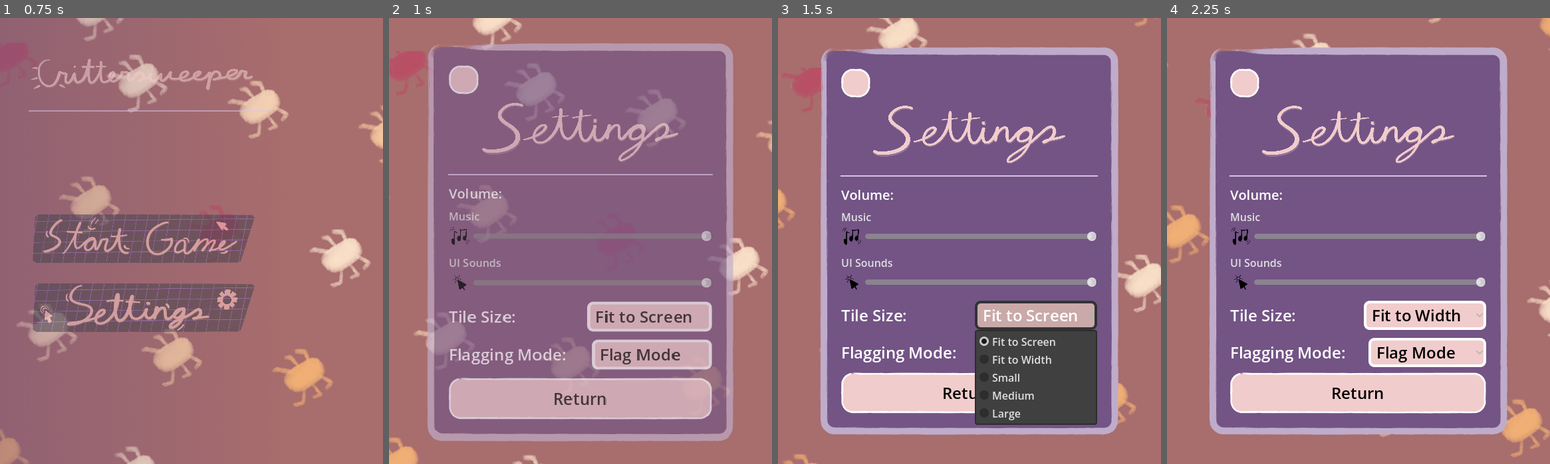
Above: before the commit, frames 1-4 (left to right).
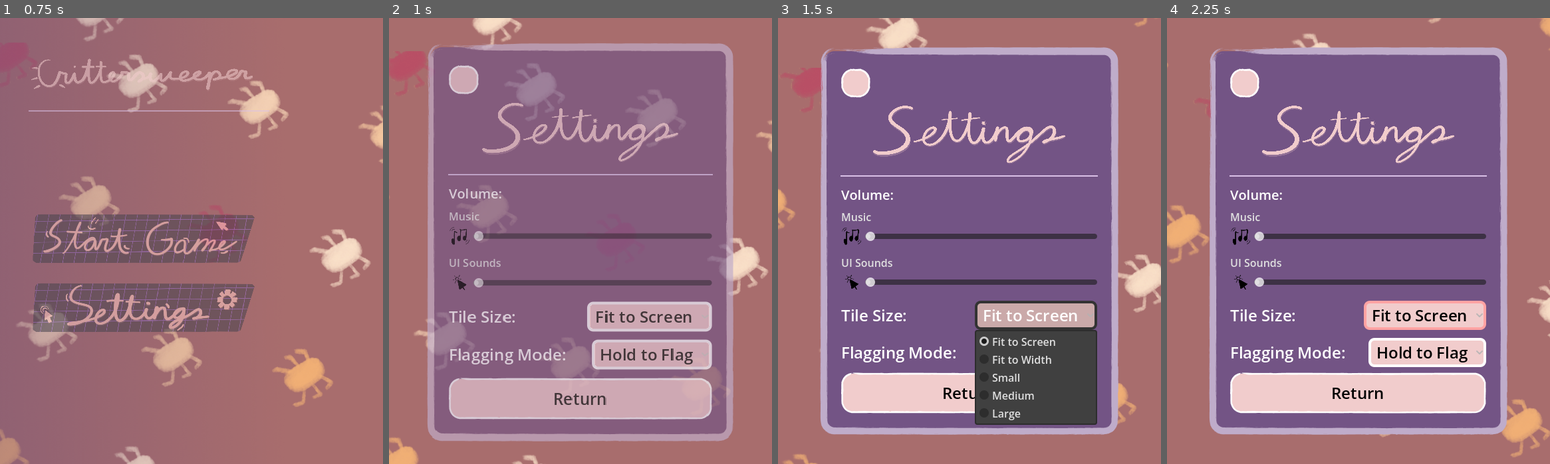
Above: after the commit, the same moments.

Repository: Somebud0180/CritterSweeper
Game: Godot game, scene res://scenes/menu.tscn
Two runs of this game, one before a commit and one after it. Both use one fixed random seed, a clock stepped at 60 frames per second and the inputs below.
Inputs (mouse positions are in pixels of both pictures, inside the frame that each line leads up to):
- Up to frame 1 (0.75 s): click (145, 307) at 0.5 s
- Up to frame 2 (1 s): no input
- Up to frame 3 (1.5 s): click "Fit to Screen" at 1.25 s
- Up to frame 4 (2.25 s): click "Flag Mode" (after the commit: "Fit to Screen") at 2 s

Frame 1 is identical in both runs. In frame 2, 1.9% of the frame differs, in the area x 22-85%, y 47-78%; in frame 3, 1.5%; in frame 4, 2.5%, in the area x 22-84%, y 47-78%.

Commit message:
Implemented vibration on texture button press (tiles and main menu buttons), also made config persist through ConfigFile, along with adding a setting to disable vibration

Diff:
--- a/project.godot
+++ b/project.godot
@@ -42,6 +42,7 @@
 MainScreen=""
 Tiles=""
 Game=""
+SettingsNode=""
 
 [input]
 
--- a/scenes/menu.tscn
+++ b/scenes/menu.tscn
@@ -24,6 +24,7 @@
 [ext_resource type="Texture2D" uid="uid://dx04omoqdkew8" path="res://interface/textures/ButtonTexture/NewGame.png" id="13_rsfmq"]
 [ext_resource type="Texture2D" uid="uid://dndsd2ke1gy78" path="res://interface/textures/ButtonTexture/Settings.png" id="14_oi1it"]
 [ext_resource type="Script" uid="uid://c8ywq5j56nj1o" path="res://scripts/globals_picker.gd" id="16_mxgkd"]
+[ext_resource type="Script" uid="uid://58xr8yxuyjby" path="res://scripts/globals_slider.gd" id="23_ffqrc"]
 
 [sub_resource type="LabelSettings" id="LabelSettings_70i5f"]
 font_size = 44
@@ -1343,7 +1344,7 @@
 expand_mode = 4
 stretch_mode = 5
 
-[node name="MusicVolume" type="HSlider" parent="MenuLayer/SettingsContainer/Settings/PanelContainer/VBoxContainer/Button Container/VBoxContainer/VolumeContainer/Sliders/MusicSlider"]
+[node name="MusicVolume" type="HSlider" parent="MenuLayer/SettingsContainer/Settings/PanelContainer/VBoxContainer/Button Container/VBoxContainer/VolumeContainer/Sliders/MusicSlider" groups=["SettingsNode"]]
 layout_mode = 2
 size_flags_horizontal = 3
 size_flags_vertical = 1
@@ -1351,6 +1352,8 @@
 step = 0.05
 value = 1.0
 scrollable = false
+script = ExtResource("23_ffqrc")
+globals_var_name = "music_vol"
 
 [node name="HSeparator" type="HSeparator" parent="MenuLayer/SettingsContainer/Settings/PanelContainer/VBoxContainer/Button Container/VBoxContainer/VolumeContainer/Sliders"]
 layout_mode = 2
@@ -1372,7 +1375,7 @@
 expand_mode = 4
 stretch_mode = 5
 
-[node name="SFXVolume" type="HSlider" parent="MenuLayer/SettingsContainer/Settings/PanelContainer/VBoxContainer/Button Container/VBoxContainer/VolumeContainer/Sliders/SFXSlider"]
+[node name="SFXVolume" type="HSlider" parent="MenuLayer/SettingsContainer/Settings/PanelContainer/VBoxContainer/Button Container/VBoxContainer/VolumeContainer/Sliders/SFXSlider" groups=["SettingsNode"]]
 layout_mode = 2
 size_flags_horizontal = 3
 size_flags_vertical = 1
@@ -1380,6 +1383,8 @@
 step = 0.05
 value = 1.0
 scrollable = false
+script = ExtResource("23_ffqrc")
+globals_var_name = "sfx_vol"
 
 [node name="TileSizeContainer" type="HBoxContainer" parent="MenuLayer/SettingsContainer/Settings/PanelContainer/VBoxContainer/Button Container/VBoxContainer"]
 custom_minimum_size = Vector2(0, 44)
@@ -1391,7 +1396,7 @@
 theme_override_font_sizes/font_size = 24
 text = "Tile Size:"
 
-[node name="TileSizePicker" type="OptionButton" parent="MenuLayer/SettingsContainer/Settings/PanelContainer/VBoxContainer/Button Container/VBoxContainer/TileSizeContainer"]
+[node name="TileSizePicker" type="OptionButton" parent="MenuLayer/SettingsContainer/Settings/PanelContainer/VBoxContainer/Button Container/VBoxContainer/TileSizeContainer" groups=["SettingsNode"]]
 custom_minimum_size = Vector2(0, 32)
 layout_mode = 2
 theme_override_styles/normal = SubResource("StyleBoxFlat_7jp70")
@@ -1423,7 +1428,7 @@
 theme_override_font_sizes/font_size = 24
 text = "Flagging Mode:"
 
-[node name="TileSizePicker" type="OptionButton" parent="MenuLayer/SettingsContainer/Settings/PanelContainer/VBoxContainer/Button Container/VBoxContainer/TileModeContainer"]
+[node name="TileModePicker" type="OptionButton" parent="MenuLayer/SettingsContainer/Settings/PanelContainer/VBoxContainer/Button Container/VBoxContainer/TileModeContainer" groups=["SettingsNode"]]
 custom_minimum_size = Vector2(0, 32)
 layout_mode = 2
 theme_override_styles/normal = SubResource("StyleBoxFlat_7jp70")
@@ -1513,10 +1518,10 @@
 [connection signal="pressed" from="MenuLayer/MainMenuContainer/MainMenu/VBoxContainer/Button Container/StartButton" to="." method="_on_start_button_pressed"]
 [connection signal="pressed" from="MenuLayer/MainMenuContainer/MainMenu/VBoxContainer/Button Container/SettingsButton" to="." method="_on_settings_button_pressed"]
 [connection signal="pressed" from="MenuLayer/SettingsContainer/Settings/PanelContainer/VBoxContainer/BackButton" to="MenuLayer/SettingsContainer/Settings/PanelContainer/VBoxContainer/BackButton" method="_on_pressed"]
-[connection signal="value_changed" from="MenuLayer/SettingsC …(91 unchanged characters)… er/Sliders/MusicSlider/MusicVolume" to="." method="_on_music_volume_value_changed"]
-[connection signal="value_changed" from="MenuLayer/SettingsC …(87 unchanged characters)… tainer/Sliders/SFXSlider/SFXVolume" to="." method="_on_sfx_volume_value_changed"]
+[connection signal="value_changed" from="MenuLayer/SettingsC …(91 unchanged characters)… er/Sliders/MusicSlider/MusicVolume" to="MenuLayer/SettingsContainer/Settings/PanelContainer/VBoxContainer/Button Container/VBoxContainer/VolumeContainer/Sliders/MusicSlider/MusicVolume" method="_on_value_changed"]
+[connection signal="value_changed" from="MenuLayer/SettingsC …(87 unchanged characters)… tainer/Sliders/SFXSlider/SFXVolume" to="MenuLayer/SettingsContainer/Settings/PanelContainer/VBoxContainer/Button Container/VBoxContainer/VolumeContainer/Sliders/SFXSlider/SFXVolume" method="_on_value_changed"]
 [connection signal="item_selected" from="MenuLayer/SettingsContainer/Settings/PanelContainer/VBoxContainer/Button Conta …(215 unchanged characters)…
-[connection signal="item_selected" from="MenuLayer/SettingsContainer/Settings/PanelContainer/VBoxContainer/Button Container/VBoxContainer/TileModeContainer/TileSizePicker" to="MenuLayer/SettingsContainer/Settings/PanelContainer/VBoxContainer/Button Container/VBoxContainer/TileModeContainer/TileSizePicker" method="_on_item_selected"]
+[connection signal="item_selected" from="MenuLayer/SettingsContainer/Settings/PanelContainer/VBoxContainer/Button Container/VBoxContainer/TileModeContainer/TileModePicker" to="MenuLayer/SettingsContainer/Settings/PanelContainer/VBoxContainer/Button Container/VBoxContainer/TileModeContainer/TileModePicker" method="_on_item_selected"]
 [connection signal="pressed" from="MenuLayer/SettingsContainer/Settings/PanelContainer/VBoxContainer/Button" to="." method="_on_button_pressed"]
 [connection signal="pressed" from="MenuLayer/DifficultyPickerContainer/DifficultyPicker/PanelContainer/VBoxContainer/SimpleButton" to="." method="_on_difficulty_button_pressed" binds= [0]]
 [connection signal="pressed" from="MenuLayer/DifficultyPickerContainer/DifficultyPicker/PanelContainer/VBoxContainer/NormalButton" to="." method="_on_difficulty_button_pressed" binds= [1]]
--- a/scripts/button_animation.gd
+++ b/scripts/button_animation.gd
@@ -28,5 +28,6 @@
 
 func _press_button() -> void:
 	$ButtonAnimations.play("press")
+	Globals.vibrate_hard_press()
 	await $ButtonAnimations.animation_finished
 	z_index = 0
--- a/scripts/globals.gd
+++ b/scripts/globals.gd
@@ -1,7 +1,8 @@
 extends Node
+#### Config code copied over from Prims Maze: https://github.com/Somebud0180/Prism-Maze
 
-## Settings - Variables
-# Tile Size
+### Variables
+## Tile Size
 const TILE_SIZES = {
 	0: 0, # Fit to screen
 	1: 0,  # Fit to screen width
@@ -11,36 +12,109 @@
 }
 
 var tile_size: int:
-	get:
-		return tile_size
 	set(value):
 		value = mini(TILE_SIZES.keys().max(), maxi(value, 0))
 		tile_size = value
 		for tile in get_tree().get_nodes_in_group("Tiles"):
 			tile.set_tile_size()
 		get_tree().get_first_node_in_group("Game").update_tile_sizes()
+		_save_config()
 
-# Volume
-var music_vol: float = 1.0
-var sfx_vol: float = 1.0
+## Volume
+var music_vol: float:
+	set(value):
+		music_vol = value
+		_save_config()
 
-# Touch Controls
+var sfx_vol: float:
+	set(value):
+		sfx_vol = value
+		_save_config()
+
+## Touch Controls
 var flag_mode: int: # (Not on KBM) 0 - Hold to Flag; 1 - Flag Mode Sidebar
-	get:
-		return flag_mode
 	set(value):
 		value = mini(1, maxi(value, 0))
 		flag_mode = value
 		get_tree().get_first_node_in_group("MainScreen").update_flag_mode()
+		_save_config()
 
-# General
+## General
+var vibration: bool:
+	set(value):
+		vibration = value
+		_save_config()
+
 var input_type: int: # 0 - KBM; 1 - Touch; 2 - Controller
-	get:
-		return input_type
 	set(value):
 		input_type = value
 		get_tree().get_first_node_in_group("MainScreen").update_flag_mode()
+		_save_config()
 
+### Internal Functions
 func _ready() -> void:
-	tile_size = 0
-	flag_mode = 1
+	_load_config()
+
+func _load_config() -> void:
+	var config = ConfigFile.new()
+	print(config)
+
+	# Load data from a file.
+	var err = config.load("user://settings.cfg")
+
+	# If the file didn't load, ignore it.
+	if err != OK:
+		print("Failed to load config")
+		return
+
+	# Restore configuration
+	tile_size = config.get_value("Setting", "tile_size", 0)
+	music_vol = config.get_value("Setting", "music_vol", 1.0)
+	sfx_vol = config.get_value("Setting", "sfx_vol", 1.0)
+	flag_mode = config.get_value("Setting", "flag_mode", 0)
+	vibration = config.get_value("Setting", "vibration", true)
+
+	# Update settings nodes to reflect new value
+	_update_settings_nodes()
+
+func _save_config() -> void:
+	print("Saving config")
+
+	# Create new ConfigFile object.
+	var config = ConfigFile.new()
+
+	# Store configuration
+	config.set_value("Setting", "tile_size", tile_size)
+	config.set_value("Setting", "music_vol", music_vol)
+	config.set_value("Setting", "sfx_vol", sfx_vol)
+	config.set_value("Setting", "flag_mode", flag_mode)
+	config.set_value("Setting", "vibration", vibration)
+
+	# Save Config
+	config.save("user://settings.cfg")
+
+func _update_settings_nodes() -> void:
+	for node in get_tree().get_nodes_in_group("SettingsNode"):
+		node.update_value()
+
+## Global Functions
+func vibrate_light_press(duration: float = 0.1) -> void:
+	if !vibration:
+		return
+
+	if Globals.input_type == 1:
+		var dur = int(duration * 1000)
+		Input.vibrate_handheld(dur)
+	elif Globals.input_type == 2:
+		Input.start_joy_vibration(0, 0.2, 0.0, duration)
+
+func vibrate_hard_press(duration: float = 0.1) -> void:
+	if !vibration:
+		return
+
+	if Globals.input_type == 1:
+		var dur = int(duration * 1000)
+		Input.vibrate_handheld(dur)
+	elif Globals.input_type == 2:
+		Input.stop_joy_vibration(0)
+		Input.start_joy_vibration(0, 1.0, 0.0, duration)
--- a/scripts/globals_picker.gd
+++ b/scripts/globals_picker.gd
@@ -1,9 +1,14 @@
 extends OptionButton
 @export var globals_var_name: String
 
+func _ready() -> void:
+	selected = Globals.get(globals_var_name)
+
 func _on_item_selected(index: int) -> void:
-	print(index)
 	Globals.set(globals_var_name, index)
 
-func _ready() -> void:
+# Standard function to update from globals
+func update_value() -> void:
+	print(globals_var_name)
+	print(Globals.get(globals_var_name))
 	selected = Globals.get(globals_var_name)
--- /dev/null
+++ b/scripts/globals_slider.gd
@@ -0,0 +1,12 @@
+extends HSlider
+@export var globals_var_name: String
+
+func _ready() -> void:
+	value = min(max(Globals.get(globals_var_name), min_value), max_value)
+
+func _on_value_changed(new_value: float) -> void:
+	Globals.set(globals_var_name, new_value)
+
+# Standard function to update from globals
+func update_value() -> void:
+	set_value_no_signal(min(max(Globals.get(globals_var_name), min_value), max_value))
--- a/scripts/tile.gd
+++ b/scripts/tile.gd
@@ -47,6 +47,9 @@
 			texture_normal.region = Rect2(Vector2(34, 0), tile_size)
 
 func _on_gui_input(event: InputEvent) -> void:
+	if disabled:
+		return
+
 	if event is InputEventJoypadButton and event.is_action("ui_accept") or event.is_action_pressed("ui_cancel"):
 		match Globals.flag_mode:
 			0:
@@ -159,5 +162,7 @@
 		return
 
 	$AnimationPlayer.play("press")
+	Globals.vibrate_light_press()
+
 	await $AnimationPlayer.animation_finished
 	z_index = original_zindex - 1
Not shown: 1 places in scenes/menu.tscn that only renumber resources
Not shown, added: scripts/globals_slider.gd.uid
Not shown, changed: .DS_Store
